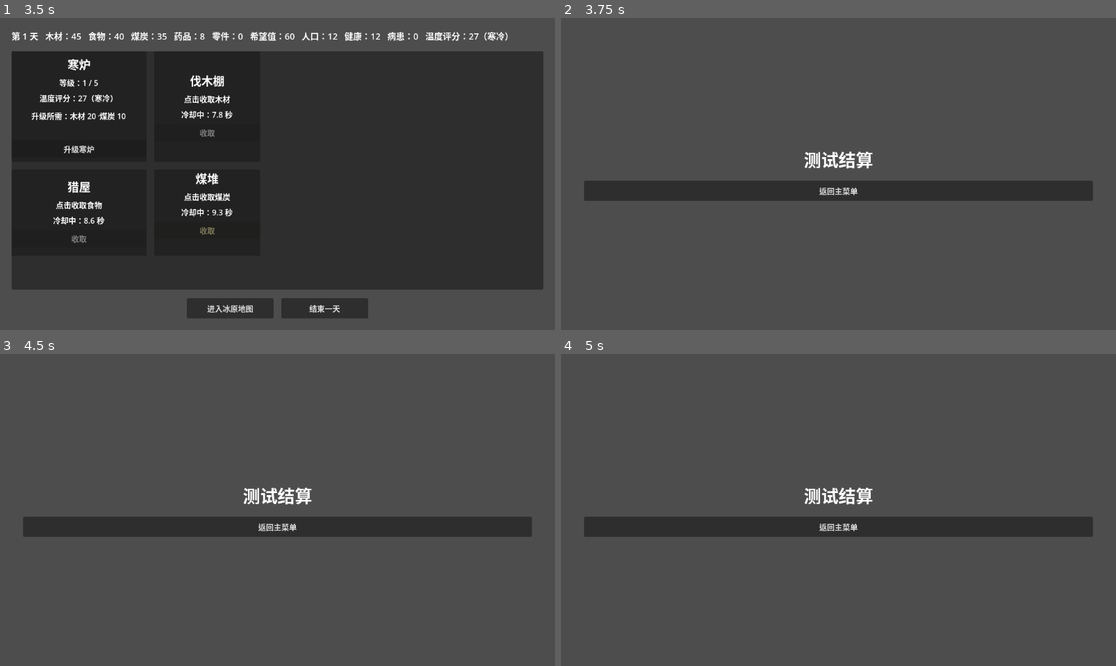
Above: before the commit, frames 1-4 (two rows, left to right).
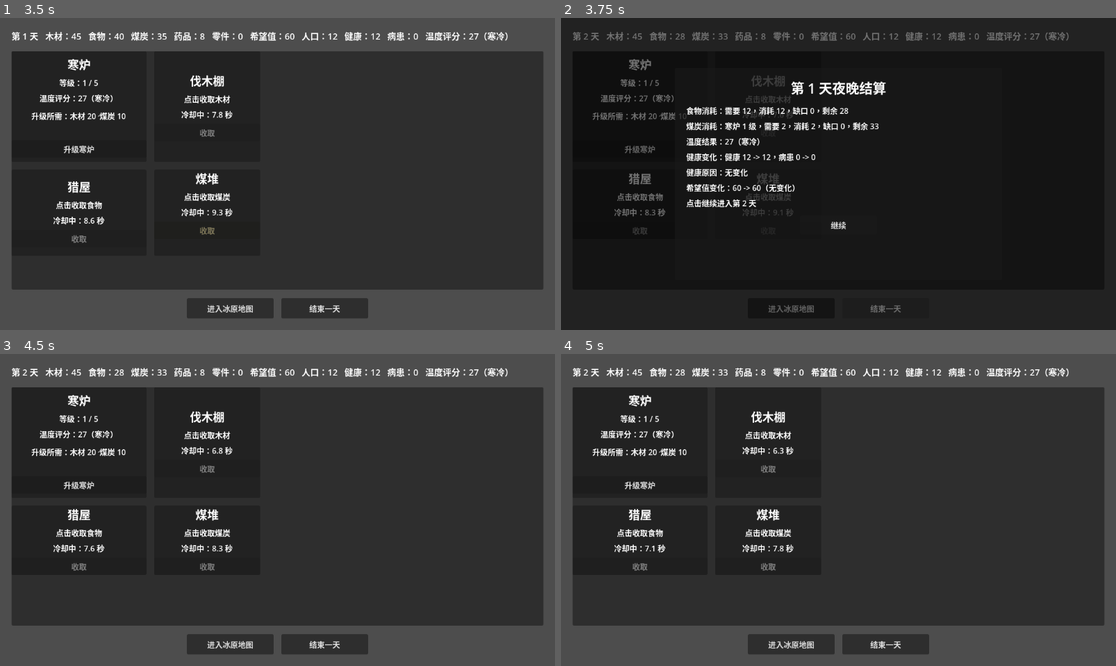
Above: after the commit, the same moments.

Repository: wanzhihuiha/bingqishidai
Game: Godot game, scene res://scenes/menu/MainMenu.tscn
Same seed, same stepped clock (60 frames per second), same inputs: the game is played once before the commit and once after it.
Inputs (mouse positions are in pixels of both pictures, inside the frame that each line leads up to):
- Up to frame 1 (3.5 s): click "开始新游戏" at 0.5 s; click "收取" at 1.25 s; click "收取" at 2 s; click "收取" at 2.75 s
- Up to frame 2 (3.75 s): click "结束一天" at 3.5 s
- Up to frame 3 (4.5 s): click (277, 559) at 4.25 s, where only the run after the commit has a clickable "继续"
- Up to frame 4 (5 s): no input

Frame 1 is identical in both runs. In frame 2, 96% of the frame differs, in the area x 0-100%, y 0-100%; in frame 3, 70%; in frame 4, 70%.

Commit message:
实现结束一天和夜晚结算

Diff:
--- a/project.godot
+++ b/project.godot
@@ -19,6 +19,7 @@
 
 DataLoader="*res://scripts/managers/DataLoader.gd"
 BuildingManager="*res://scripts/managers/BuildingManager.gd"
+NightSettlementManager="*res://scripts/managers/NightSettlementManager.gd"
 GameState="*res://scripts/managers/GameState.gd"
 SceneRouter="*res://scripts/managers/SceneRouter.gd"
 
--- a/scripts/managers/GameState.gd
+++ b/scripts/managers/GameState.gd
@@ -91,11 +91,15 @@
 
 
 func add_resource(resource_id: String, amount: int, source: String) -> void:
+	add_resource_with_refresh(resource_id, amount, source, true)
+
+
+func add_resource_with_refresh(resource_id: String, amount: int, source: String, refresh_temperature: bool) -> void:
 	var before: int = get_resource_amount(resource_id)
 	var after: int = _clamp_resource(resource_id, before + amount)
 	resources[resource_id] = after
 	print("[GameState] add_resource source=%s resource=%s amount=%d before=%d after=%d" % [source, resource_id, amount, before, after])
-	if resource_id == "coal":
+	if refresh_temperature and resource_id == "coal":
 		refresh_temperature_score("resource_changed:%s" % resource_id)
 	resources_changed.emit()
 	state_changed.emit()
@@ -107,6 +111,46 @@
 	furnace_level = int(clamp(level, DEFAULT_FURNACE_LEVEL, max_level))
 	print("[GameState] set_furnace_level source=%s before=%d after=%d" % [source, before, furnace_level])
 	refresh_temperature_score("furnace_level_changed")
+	state_changed.emit()
+
+
+func transfer_population(from_state: String, to_state: String, amount: int, source: String) -> int:
+	var before_from: int = int(population.get(from_state, 0))
+	var before_to: int = int(population.get(to_state, 0))
+	var actual_amount: int = min(max(amount, 0), before_from)
+	if actual_amount <= 0:
+		print("[GameState] transfer_population source=%s from=%s to=%s requested=%d actual=0 before_from=%d before_to=%d" % [
+			source,
+			from_state,
+			to_state,
+			amount,
+			before_from,
+			before_to
+		])
+		return 0
+
+	population[from_state] = before_from - actual_amount
+	population[to_state] = before_to + actual_amount
+	print("[GameState] transfer_population source=%s from=%s to=%s requested=%d actual=%d before_from=%d after_from=%d before_to=%d after_to=%d" % [
+		source,
+		from_state,
+		to_state,
+		amount,
+		actual_amount,
+		before_from,
+		int(population.get(from_state, 0)),
+		before_to,
+		int(population.get(to_state, 0))
+	])
+	state_changed.emit()
+	return actual_amount
+
+
+func advance_day(source: String) -> void:
+	var before: int = day
+	day += 1
+	phase = "day"
+	print("[GameState] advance_day source=%s before=%d after=%d phase=%s" % [source, before, day, phase])
 	state_changed.emit()
 
 
--- /dev/null
+++ b/scripts/managers/NightSettlementManager.gd
@@ -0,0 +1,220 @@
+extends Node
+
+const FOOD_COST_PER_PERSON: int = 1
+const COAL_COST_PER_FURNACE_LEVEL: int = 2
+
+
+func settle_night() -> Dictionary:
+	GameState.ensure_started()
+
+	var day_before: int = GameState.day
+	var alive_population: int = GameState.get_alive_population()
+	var food_before: int = GameState.get_resource_amount("food")
+	var coal_before: int = GameState.get_resource_amount("coal")
+	var hope_before: int = GameState.get_resource_amount("hope")
+	var healthy_before: int = GameState.get_healthy_population()
+	var sick_before: int = GameState.get_sick_population()
+	var temperature_score_before: int = GameState.temperature_score
+	var temperature_status_before: String = GameState.get_temperature_status()
+
+	var food_need: int = alive_population * FOOD_COST_PER_PERSON
+	var food_paid: int = _min_int(food_before, food_need)
+	var food_shortage: int = food_need - food_paid
+	if food_paid > 0:
+		GameState.add_resource("food", -food_paid, "night_settlement_food")
+
+	var coal_need: int = GameState.furnace_level * COAL_COST_PER_FURNACE_LEVEL
+	var coal_paid: int = _min_int(coal_before, coal_need)
+	var coal_shortage: int = coal_need - coal_paid
+	if coal_paid > 0:
+		GameState.add_resource_with_refresh("coal", -coal_paid, "night_settlement_coal", false)
+
+	var hope_delta: int = 0
+	var hope_reasons: Array[String] = []
+	var health_changes: Array[String] = []
+
+	if temperature_status_before == "危险":
+		var cold_sick_added: int = GameState.transfer_population("healthy", "light_wound", 1, "night_temperature_danger")
+		if cold_sick_added > 0:
+			health_changes.append("温度危险，%d 名健康幸存者转为轻伤" % cold_sick_added)
+		else:
+			health_changes.append("温度危险，但没有健康幸存者可转为轻伤")
+		hope_delta -= 5
+		hope_reasons.append("温度危险，希望值 -5")
+	elif temperature_status_before == "温暖":
+		hope_delta += 2
+		hope_reasons.append("温度温暖，希望值 +2")
+
+	if food_shortage > 0:
+		var food_health_change: Dictionary = _apply_food_shortage_health_drop()
+		health_changes.append(str(food_health_change.get("message", "食物不足，健康下降")))
+		hope_delta -= 8
+		hope_reasons.append("食物不足，希望值 -8")
+
+	if hope_delta != 0:
+		GameState.add_resource("hope", hope_delta, "night_settlement_hope")
+
+	var food_after: int = GameState.get_resource_amount("food")
+	var coal_after: int = GameState.get_resource_amount("coal")
+	var hope_after: int = GameState.get_resource_amount("hope")
+	var healthy_after: int = GameState.get_healthy_population()
+	var sick_after: int = GameState.get_sick_population()
+
+	GameState.advance_day("night_settlement")
+	GameState.refresh_temperature_score("night_settlement_next_day")
+
+	var result: Dictionary = {
+		"day_before": day_before,
+		"day_after": GameState.day,
+		"alive_population": alive_population,
+		"food": {
+			"need": food_need,
+			"paid": food_paid,
+			"shortage": food_shortage,
+			"before": food_before,
+			"after": food_after
+		},
+		"coal": {
+			"need": coal_need,
+			"paid": coal_paid,
+			"shortage": coal_shortage,
+			"before": coal_before,
+			"after": coal_after
+		},
+		"temperature": {
+			"score": temperature_score_before,
+			"status": temperature_status_before
+		},
+		"health": {
+			"healthy_before": healthy_before,
+			"healthy_after": healthy_after,
+			"sick_before": sick_before,
+			"sick_after": sick_after,
+			"changes": health_changes
+		},
+		"hope": {
+			"before": hope_before,
+			"after": hope_after,
+			"delta": hope_after - hope_before,
+			"reasons": hope_reasons
+		}
+	}
+	result["lines"] = _build_display_lines(result)
+
+	print("[NightSettlementManager] settle_night day=%d->%d alive=%d food_need=%d food_paid=%d food_shortage=%d food_before=%d food_after=%d coal_need=%d coal_paid=%d coal_shortage=%d coal_before=%d coal_after=%d temperature_score=%d temperature_status=%s healthy=%d->%d sick=%d->%d hope=%d->%d hope_reasons=%s health_changes=%s" % [
+		day_before,
+		GameState.day,
+		alive_population,
+		food_need,
+		food_paid,
+		food_shortage,
+		food_before,
+		food_after,
+		coal_need,
+		coal_paid,
+		coal_shortage,
+		coal_before,
+		coal_after,
+		temperature_score_before,
+		temperature_status_before,
+		healthy_before,
+		healthy_after,
+		sick_before,
+		sick_after,
+		hope_before,
+		hope_after,
+		_join_string_array(hope_reasons, "无"),
+		_join_string_array(health_changes, "无")
+	])
+
+	return result
+
+
+func _apply_food_shortage_health_drop() -> Dictionary:
+	var healthy_to_light: int = GameState.transfer_population("healthy", "light_wound", 1, "night_food_shortage")
+	if healthy_to_light > 0:
+		return {
+			"amount": healthy_to_light,
+			"message": "食物不足，%d 名健康幸存者转为轻伤" % healthy_to_light
+		}
+
+	var light_to_heavy: int = GameState.transfer_population("light_wound", "heavy_wound", 1, "night_food_shortage")
+	if light_to_heavy > 0:
+		return {
+			"amount": light_to_heavy,
+			"message": "食物不足，%d 名轻伤幸存者转为重伤" % light_to_heavy
+		}
+
+	return {
+		"amount": 0,
+		"message": "食物不足，但没有可继续恶化的幸存者"
+	}
+
+
+func _build_display_lines(result: Dictionary) -> Array[String]:
+	var food: Dictionary = result.get("food", {}) as Dictionary
+	var coal: Dictionary = result.get("coal", {}) as Dictionary
+	var temperature: Dictionary = result.get("temperature", {}) as Dictionary
+	var health: Dictionary = result.get("health", {}) as Dictionary
+	var hope: Dictionary = result.get("hope", {}) as Dictionary
+	var hope_reasons: Array[String] = _to_string_array(hope.get("reasons", []))
+	var health_changes: Array[String] = _to_string_array(health.get("changes", []))
+
+	var lines: Array[String] = []
+	lines.append("食物消耗：需要 %d，消耗 %d，缺口 %d，剩余 %d" % [
+		int(food.get("need", 0)),
+		int(food.get("paid", 0)),
+		int(food.get("shortage", 0)),
+		int(food.get("after", 0))
+	])
+	lines.append("煤炭消耗：寒炉 %d 级，需要 %d，消耗 %d，缺口 %d，剩余 %d" % [
+		GameState.furnace_level,
+		int(coal.get("need", 0)),
+		int(coal.get("paid", 0)),
+		int(coal.get("shortage", 0)),
+		int(coal.get("after", 0))
+	])
+	lines.append("温度结果：%d（%s）" % [
+		int(temperature.get("score", 0)),
+		str(temperature.get("status", "未知"))
+	])
+	lines.append("健康变化：健康 %d -> %d，病患 %d -> %d" % [
+		int(health.get("healthy_before", 0)),
+		int(health.get("healthy_after", 0)),
+		int(health.get("sick_before", 0)),
+		int(health.get("sick_after", 0))
+	])
+	lines.append("健康原因：%s" % _join_string_array(health_changes, "无变化"))
+	lines.append("希望值变化：%d -> %d（%s）" % [
+		int(hope.get("before", 0)),
+		int(hope.get("after", 0)),
+		_join_string_array(hope_reasons, "无变化")
+	])
+	return lines
+
+
+func _join_string_array(items: Array[String], empty_text: String) -> String:
+	if items.is_empty():
+		return empty_text
+
+	var parts: PackedStringArray = PackedStringArray()
+	for item: String in items:
+		parts.append(item)
+	return "；".join(parts)
+
+
+func _to_string_array(value: Variant) -> Array[String]:
+	var result: Array[String] = []
+	if typeof(value) != TYPE_ARRAY:
+		return result
+
+	var raw_items: Array = value as Array
+	for item_value: Variant in raw_items:
+		result.append(str(item_value))
+	return result
+
+
+func _min_int(left: int, right: int) -> int:
+	if left < right:
+		return left
+	return right
--- a/scripts/shelter/ShelterView.gd
+++ b/scripts/shelter/ShelterView.gd
@@ -10,6 +10,7 @@
 	"hope": "希望值"
 }
 const COLLECT_COOLDOWN_SECONDS: float = 10.0
+const NIGHT_SETTLEMENT_POPUP_SCRIPT: Script = preload("res://scripts/ui/NightSettlementPopup.gd")
 const COLLECT_BUILDINGS: Array[Dictionary] = [
 	{
 		"title": "伐木棚",
@@ -397,4 +398,17 @@
 
 func _on_end_day_pressed() -> void:
 	print("[ShelterView] button=end_day")
-	SceneRouter.go_to_result()
+	var result: Dictionary = NightSettlementManager.settle_night()
+	_refresh_hud()
+	_show_night_settlement_popup(result)
+
+
+func _show_night_settlement_popup(result: Dictionary) -> void:
+	var popup: CanvasLayer = NIGHT_SETTLEMENT_POPUP_SCRIPT.new() as CanvasLayer
+	if popup == null:
+		push_error("[ShelterView] failed to create night settlement popup")
+		return
+
+	add_child(popup)
+	if popup.has_method("show_result"):
+		popup.call("show_result", result)
--- /dev/null
+++ b/scripts/ui/NightSettlementPopup.gd
@@ -0,0 +1,122 @@
+extends CanvasLayer
+
+var panel: PanelContainer
+var title_label: Label
+var content_box: VBoxContainer
+var continue_button: Button
+var ui_built: bool = false
+
+
+func _ready() -> void:
+	process_mode = Node.PROCESS_MODE_ALWAYS
+	layer = 10
+	_ensure_ui_built()
+
+
+func show_result(result: Dictionary) -> void:
+	_ensure_ui_built()
+
+	var day_after: int = int(result.get("day_after", 1))
+	var day_before: int = int(result.get("day_before", day_after))
+	if title_label != null:
+		title_label.text = "第 %d 天夜晚结算" % day_before
+
+	if content_box == null:
+		return
+
+	_clear_content()
+
+	var lines: Array[String] = _to_string_array(result.get("lines", []))
+	if lines.is_empty():
+		lines = [
+			"本次夜晚结算无明细"
+		]
+
+	for line: String in lines:
+		var label: Label = Label.new()
+		label.text = line
+		label.autowrap_mode = TextServer.AUTOWRAP_WORD_SMART
+		content_box.add_child(label)
+
+	var summary: Label = Label.new()
+	summary.text = "点击继续进入第 %d 天" % day_after
+	summary.autowrap_mode = TextServer.AUTOWRAP_WORD_SMART
+	summary.add_theme_font_size_override("font_size", 16)
+	content_box.add_child(summary)
+
+
+func _build_ui() -> void:
+	var dim: ColorRect = ColorRect.new()
+	dim.set_anchors_preset(Control.PRESET_FULL_RECT)
+	dim.color = Color(0.0, 0.0, 0.0, 0.55)
+	add_child(dim)
+
+	panel = PanelContainer.new()
+	panel.anchor_left = 0.5
+	panel.anchor_top = 0.5
+	panel.anchor_right = 0.5
+	panel.anchor_bottom = 0.5
+	panel.offset_left = -340
+	panel.offset_top = -220
+	panel.offset_right = 340
+	panel.offset_bottom = 220
+	add_child(panel)
+
+	var margin: MarginContainer = MarginContainer.new()
+	margin.add_theme_constant_override("margin_left", 24)
+	margin.add_theme_constant_override("margin_top", 20)
+	margin.add_theme_constant_override("margin_right", 24)
+	margin.add_theme_constant_override("margin_bottom", 20)
+	panel.add_child(margin)
+
+	var layout: VBoxContainer = VBoxContainer.new()
+	layout.add_theme_constant_override("separation", 14)
+	margin.add_child(layout)
+
+	title_label = Label.new()
+	title_label.text = "夜晚结算"
+	title_label.horizontal_alignment = HORIZONTAL_ALIGNMENT_CENTER
+	title_label.add_theme_font_size_override("font_size", 28)
+	layout.add_child(title_label)
+
+	content_box = VBoxContainer.new()
+	content_box.add_theme_constant_override("separation", 8)
+	layout.add_child(content_box)
+
+	continue_button = Button.new()
+	continue_button.text = "继续"
+	continue_button.custom_minimum_size = Vector2(160, 40)
+	continue_button.size_flags_horizontal = Control.SIZE_SHRINK_CENTER
+	continue_button.pressed.connect(_on_continue_pressed)
+	layout.add_child(continue_button)
+	ui_built = true
+
+
+func _clear_content() -> void:
+	if content_box == null:
+		return
+
+	for child: Node in content_box.get_children():
+		child.queue_free()
+
+
+func _on_continue_pressed() -> void:
+	print("[NightSettlementPopup] button=continue")
+	queue_free()
+
+
+func _to_string_array(value: Variant) -> Array[String]:
+	var result: Array[String] = []
+	if typeof(value) != TYPE_ARRAY:
+		return result
+
+	var raw_items: Array = value as Array
+	for item_value: Variant in raw_items:
+		result.append(str(item_value))
+	return result
+
+
+func _ensure_ui_built() -> void:
+	if ui_built:
+		return
+	_build_ui()
Not shown, added: scripts/managers/NightSettlementManager.gd.uid
Not shown, added: scripts/ui/NightSettlementPopup.gd.uid
